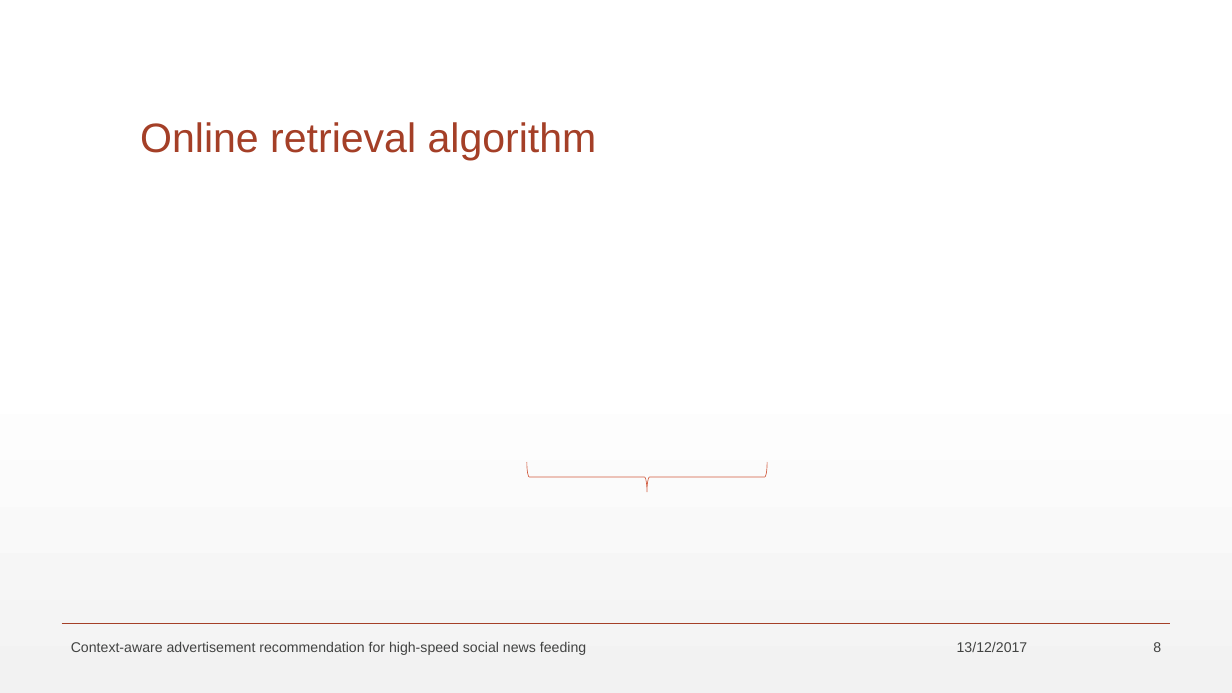
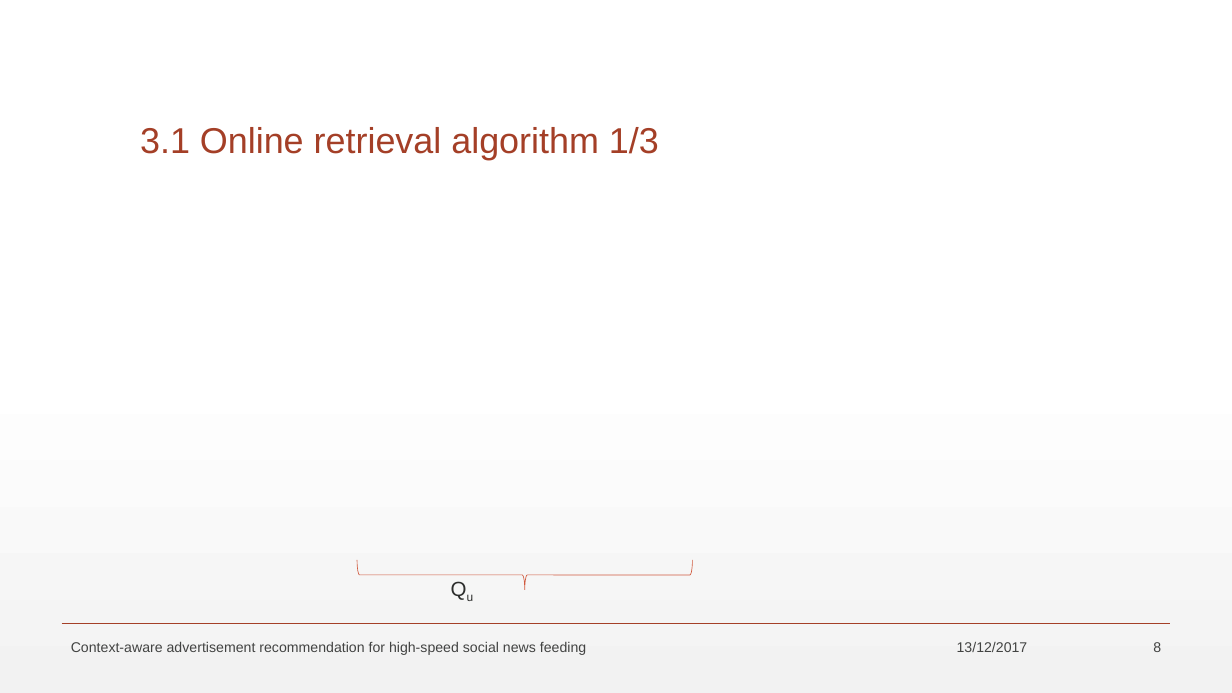
Before and after one commit to maltahan/Seminar, a slide deck: slide 8 of SeminarPresentation.pptx. Drawn at 1232x693 pixels with LibreOffice and Linux fonts; fonts in the diff are those of the drawing; grey boxes stand for pictures. Boxes give left, top, right and bottom in pixels: in the first picture for what was removed or moved away, otherwise in the second. Text is boxed around its words. In the diff, an @@ line names an element or a change of style, - is before the commit and + after.

```diff
--- a/SeminarPresentation.pptx
+++ b/SeminarPresentation.pptx
@@ title at (140,127,659,160): text changed; size 32 to 28 pt @@
-Online retrieval algorithm
+3.1 Online retrieval algorithm 1/3
@@ right brace: place and size @@
-right brace at (527,462,768,492)
+right brace at (358,560,693,591)
@@ text added at (442,571,496,605), 16 pt, text #2D2E2D @@
+Qu
```
Also in this commit, not shown: 10 other slides changed, 3 slides added.
